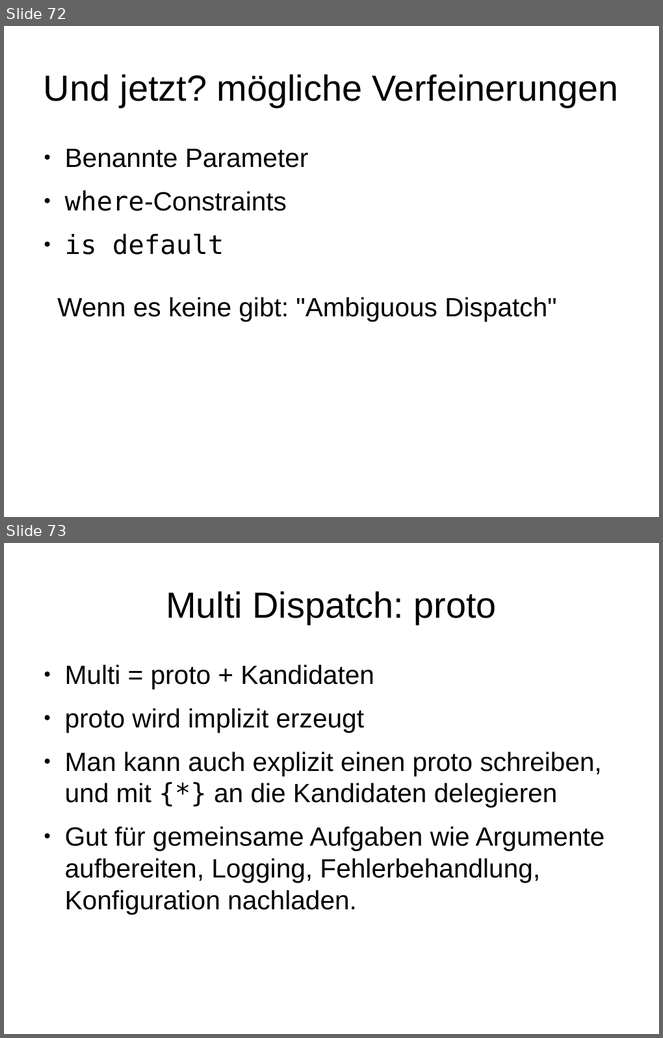
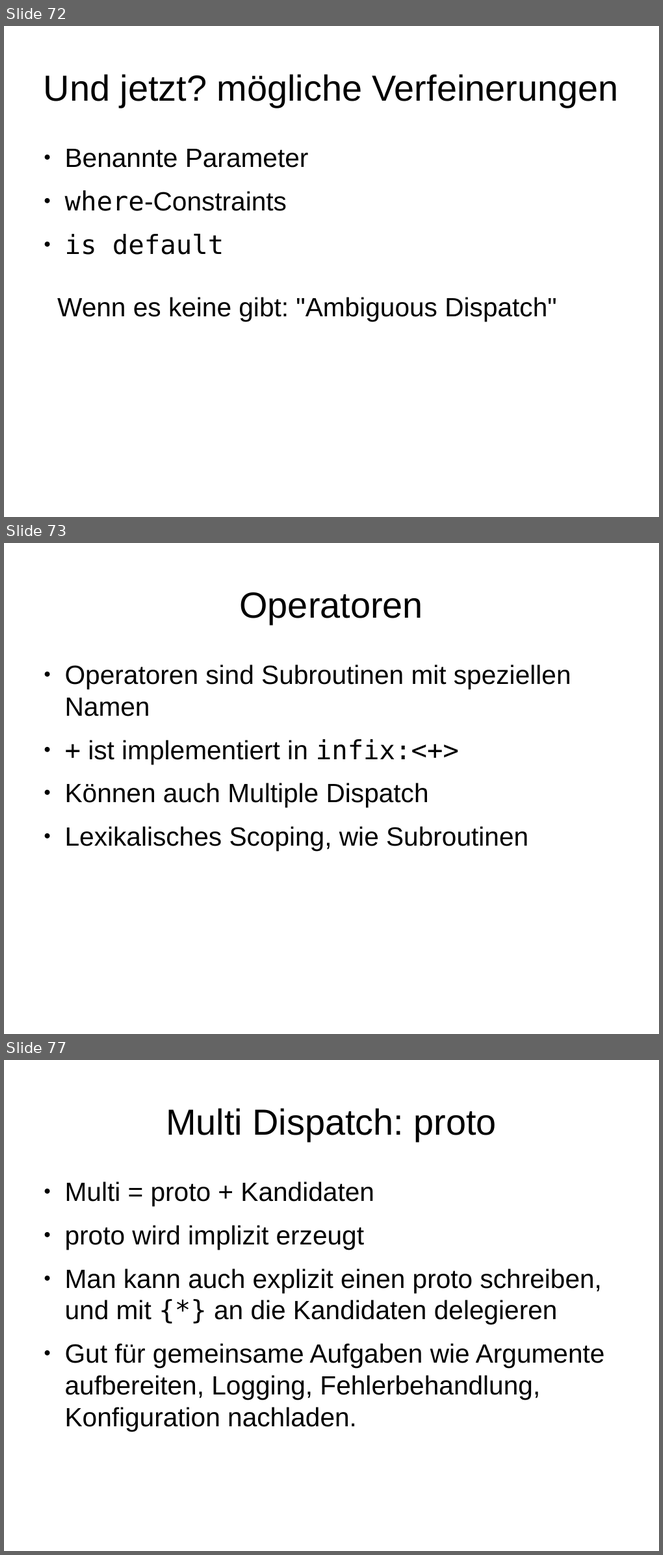
Before and after one commit to moritz/perl6-training-de, a slide deck: schulung.odp. Shown one above the other, each under a label of ours: slides 72 and 73 before the commit, slides 72, 73 and 77 after it; the slides between them are not shown. The pictures are 663x1038 and 663x1555 pixels, drawn with LibreOffice and Linux fonts; fonts in the diff are those of the drawing. Boxes give left, top, right and bottom in pixels: in the first picture for what was removed or moved away, otherwise in the second. Text is boxed around its words. In the diff, an @@ line names an element or a change of style, - is before the commit and + after.

Commit message:
Operatoren

```diff
--- a/schulung.odp
+++ b/schulung.odp
@@ slide 73 added at (4, 543, 659, 1034), background #FFFFFF @@
@@ title added at (239, 592, 423, 624), 44 pt, text #000000 @@
+Operatoren
@@ text added at (65, 665, 571, 851), 32 pt, text #000000 @@
+● Operatoren sind Subroutinen mit speziellen Namen
+● + ist implementiert in infix:<+>
+● Können auch Multiple Dispatch
+● Lexikalisches Scoping, wie Subroutinen
@@ what was slide 73 is now slide 77 @@
```
Also in this commit, not shown: 9 other slides added, 3 other files.
